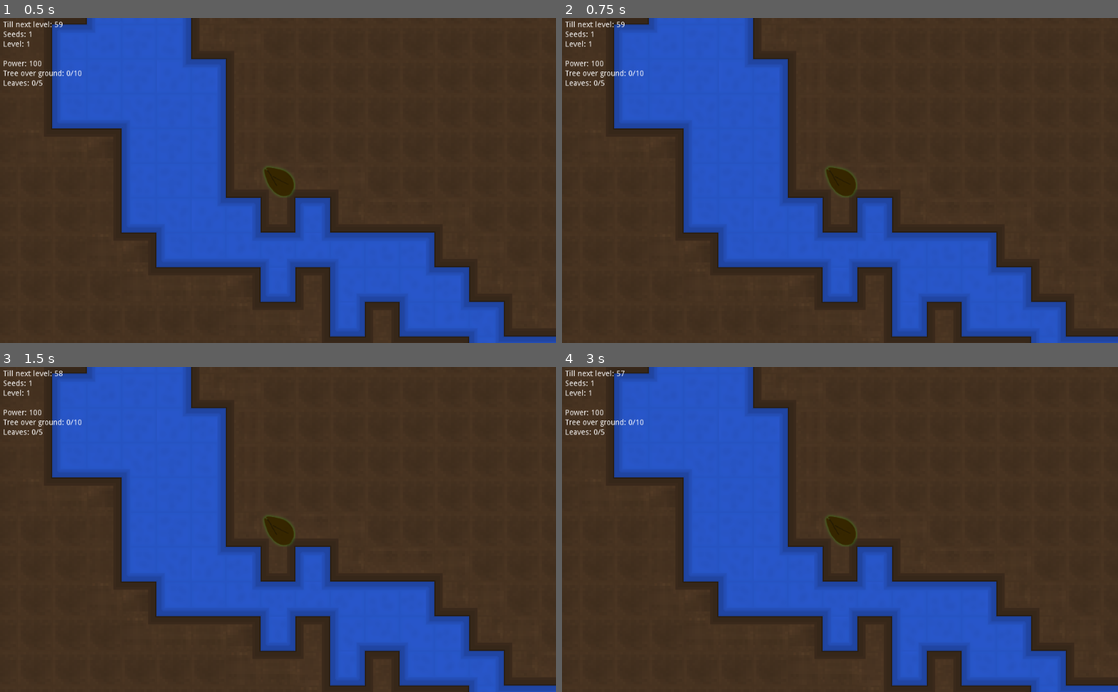
Above: before the commit, frames 1-4 (two rows, left to right).
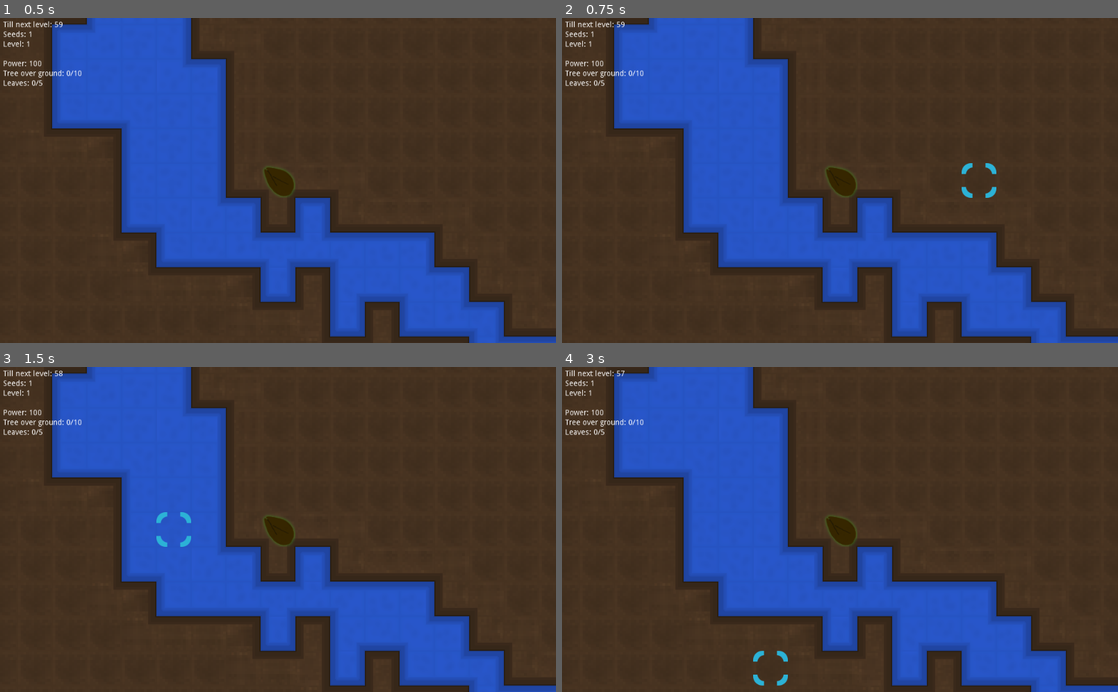
Above: after the commit, the same moments.

Repository: BigAwesome/SpringJam2D
Game: Godot game, scene res://scenes/game.tscn
Same seed, same stepped clock (60 frames per second), same inputs: the game is played once before the commit and once after it.
Inputs (mouse positions are in pixels of both pictures, inside the frame that each line leads up to):
- Up to frame 1 (0.5 s): no input
- Up to frame 2 (0.75 s): tap Enter at 0.5 s; move the mouse to (962, 164) at 0.52 s; press the mouse at (962, 164) at 0.53 s
- Up to frame 3 (1.5 s): tap Space at 1.25 s; move the mouse to (166, 545) at 1.27 s; release the mouse at (166, 545) at 1.28 s; right-click (166, 545) at 1.35 s; click (166, 545) at 1.42 s
- Up to frame 4 (3 s): tap Enter at 2 s; move the mouse to (895, 458) at 2.02 s; tap Mouse wheel down (mouse_wheel_down) at 2.1 s; click (895, 458) at 2.17 s; tap Space at 2.75 s; move the mouse to (812, 594) at 2.77 s; tap Mouse wheel up (mouse_wheel_up) at 2.85 s; click (812, 594) at 2.92 s

Frame 1 is identical in both runs. In frame 2, 0.2% of the frame differs, in the area x 71-79%, y 44-56%; in frame 3, 0.2%; in frame 4, 0.2%, in the area x 34-41%, y 87-99%.

Commit message:
Added basic ui

Diff:
--- a/nodes/map.tscn
+++ b/nodes/map.tscn
@@ -1,8 +1,68 @@
-[gd_scene load_steps=4 format=2]
+[gd_scene load_steps=7 format=2]
 
 [ext_resource path="res://scripts/map.gd" type="Script" id=1]
 [ext_resource path="res://assets/sprites/main_tileset.tres" type="TileSet" id=2]
 [ext_resource path="res://nodes/plants/tree.tscn" type="PackedScene" id=3]
+[ext_resource path="res://assets/sprites/tiles/UI.png" type="Texture" id=4]
+[ext_resource path="res://scripts/ui.gd" type="Script" id=5]
+
+[sub_resource type="TileSet" id=1]
+0/name = "UI.png 0"
+0/texture = ExtResource( 4 )
+0/tex_offset = Vector2( 0, 0 )
+0/modulate = Color( 1, 1, 1, 1 )
+0/region = Rect2( 0, 0, 64, 64 )
+0/tile_mode = 0
+0/occluder_offset = Vector2( 0, 0 )
+0/navigation_offset = Vector2( 0, 0 )
+0/shape_offset = Vector2( 0, 0 )
+0/shape_transform = Transform2D( 1, 0, 0, 1, 0, 0 )
+0/shape_one_way = false
+0/shape_one_way_margin = 0.0
+0/shapes = [  ]
+0/z_index = 0
+1/name = "UI.png 1"
+1/texture = ExtResource( 4 )
+1/tex_offset = Vector2( 0, 0 )
+1/modulate = Color( 1, 1, 1, 1 )
+1/region = Rect2( 74, 0, 64, 64 )
+1/tile_mode = 0
+1/occluder_offset = Vector2( 0, 0 )
+1/navigation_offset = Vector2( 0, 0 )
+1/shape_offset = Vector2( 0, 0 )
+1/shape_transform = Transform2D( 1, 0, 0, 1, 0, 0 )
+1/shape_one_way = false
+1/shape_one_way_margin = 0.0
+1/shapes = [  ]
+1/z_index = 0
+2/name = "UI.png 2"
+2/texture = ExtResource( 4 )
+2/tex_offset = Vector2( 0, 0 )
+2/modulate = Color( 1, 1, 1, 1 )
+2/region = Rect2( 0, 74, 64, 64 )
+2/tile_mode = 0
+2/occluder_offset = Vector2( 0, 0 )
+2/navigation_offset = Vector2( 0, 0 )
+2/shape_offset = Vector2( 0, 0 )
+2/shape_transform = Transform2D( 1, 0, 0, 1, 0, 0 )
+2/shape_one_way = false
+2/shape_one_way_margin = 0.0
+2/shapes = [  ]
+2/z_index = 0
+3/name = "UI.png 3"
+3/texture = ExtResource( 4 )
+3/tex_offset = Vector2( 0, 0 )
+3/modulate = Color( 1, 1, 1, 1 )
+3/region = Rect2( 74, 74, 64, 64 )
+3/tile_mode = 0
+3/occluder_offset = Vector2( 0, 0 )
+3/navigation_offset = Vector2( 0, 0 )
+3/shape_offset = Vector2( 0, 0 )
+3/shape_transform = Transform2D( 1, 0, 0, 1, 0, 0 )
+3/shape_one_way = false
+3/shape_one_way_margin = 0.0
+3/shapes = [  ]
+3/z_index = 0
 
 [node name="Map" type="Node2D"]
 script = ExtResource( 1 )
@@ -11,5 +71,10 @@
 tile_set = ExtResource( 2 )
 format = 1
 
-[node name="Tree" parent="." groups=["Plant"] instance=ExtResource( 3 )]
+[node name="Tree" parent="." groups=["Plant", "Player"] instance=ExtResource( 3 )]
 spawnArea = [  ]
+
+[node name="UI" type="TileMap" parent="."]
+tile_set = SubResource( 1 )
+format = 1
+script = ExtResource( 5 )
--- a/scripts/menus/game_over_menu.gd
+++ b/scripts/menus/game_over_menu.gd
@@ -4,6 +4,7 @@
 var map
 var game
 var player
+var ui
 
 
 
@@ -11,6 +12,7 @@
 	map = get_tree().get_root().get_node("/root/Game/Map")
 	game = get_tree().get_root().get_node("/root/Game")
 	player = get_tree().get_root().get_node("/root/Game/Map/Tree")
+	ui = get_tree().get_root().get_node("/root/Game/Map/UI")
 
 
 func _on_Restart_pressed():
--- a/scripts/plants/tree.gd
+++ b/scripts/plants/tree.gd
@@ -79,7 +79,9 @@
 	else:
 		spawnPoint.x = 64 * spawnPoint.x + 32
 		spawnPoint.y = 64 * spawnPoint.y + 32
-	get_tree().get_nodes_in_group("Camera")[0].position = spawnPoint
+	print(self.get_tree())
+	if(self.get_tree() == null): return
+	self.get_tree().get_nodes_in_group("Camera")[0].position = spawnPoint
 
 
 func _place_tile(tile_pos, tile):
--- a/scripts/score.gd
+++ b/scripts/score.gd
@@ -65,7 +65,7 @@
 	ticks_till_next_level = value
 func reset():
 	tick_delta = 0
-	set_tick_till_next_level(base_ticks_till_next_level* map.height / 100 * get_level())
+	set_tick_till_next_level(base_ticks_till_next_level * map.height / 100 * get_level())
 	_player_points._reset()
 	_player_points.tick_update()
 	game_paused = false
@@ -73,13 +73,13 @@
 	spawn_player_seeds()
 
 func delete_player_and_bots():
-	for i in self.get_parent().get_node("Game/Map").get_child_count():
-		if(i == 0 or i == 1):
-			continue
-		self.get_parent().get_node("Game/Map").get_child(i).queue_free()
+	for plant in self.get_tree().get_nodes_in_group("Plant"):
+		# if("Player" in plant.get_groups()): continue
+		plant.get_parent().remove_child(plant)
+
 
 func spawn_player_seeds():
-	for i in trees - 1:
+	for i in trees:
 		var tree = player_seed.instance()
 		map.add_child(tree)
 
--- /dev/null
+++ b/scripts/ui.gd
@@ -0,0 +1,17 @@
+extends Node2D
+var level_map
+var level_map_mask
+
+var last_hover
+
+func _ready():
+	level_map = self.get_parent().get_node("LevelMap")
+	level_map_mask = self.get_parent().get_node("UI")
+
+func _unhandled_input(event):
+	if(event is InputEventMouseMotion):
+		if(last_hover != level_map.world_to_map(get_global_mouse_position())):
+			if(last_hover != null):
+				level_map_mask.set_cellv(last_hover, -1)
+			last_hover = level_map.world_to_map(get_global_mouse_position())
+			level_map_mask.set_cellv(last_hover, 1)
Binary file added: assets/sprites/tiles/UI.png
Not shown, added: assets/sprites/tiles/UI.png.import
